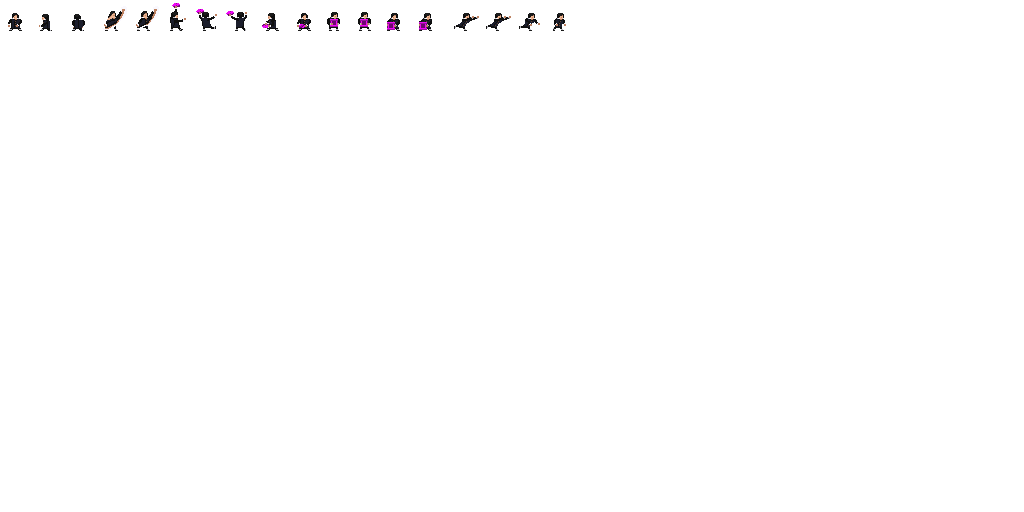
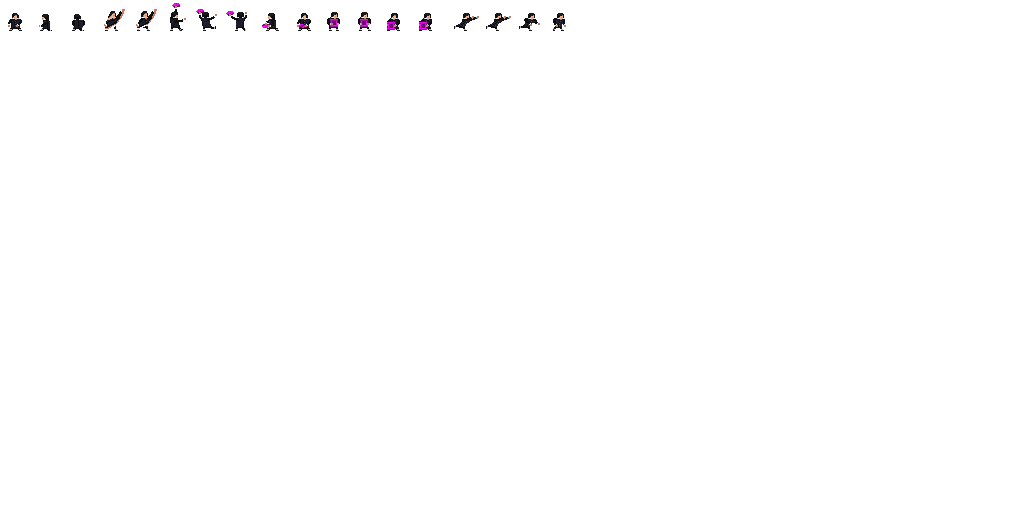
Layer changes from the first 1024×512 image to the second:
painted on "Main" over [524, 18, 566, 27]
